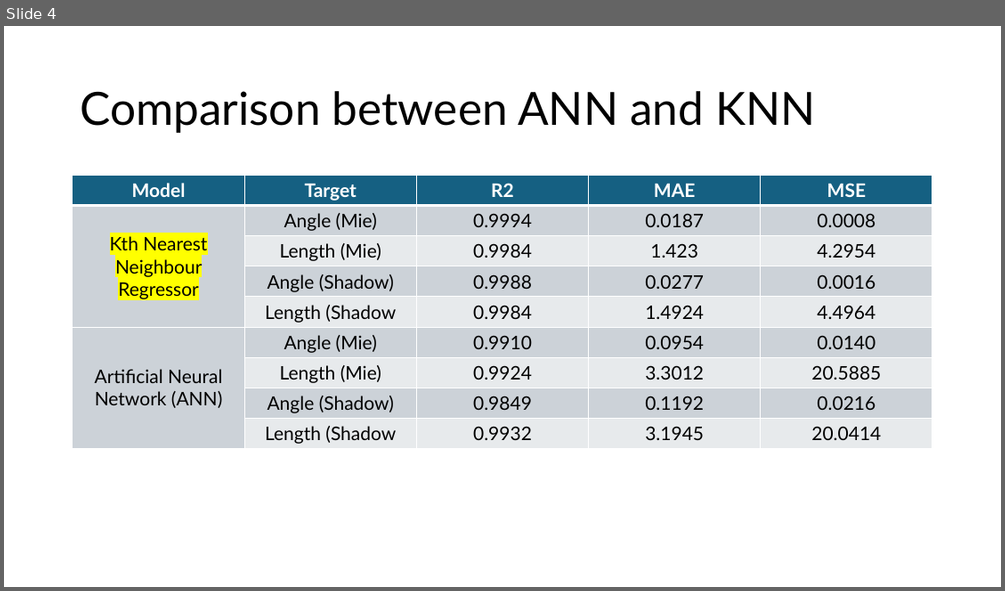
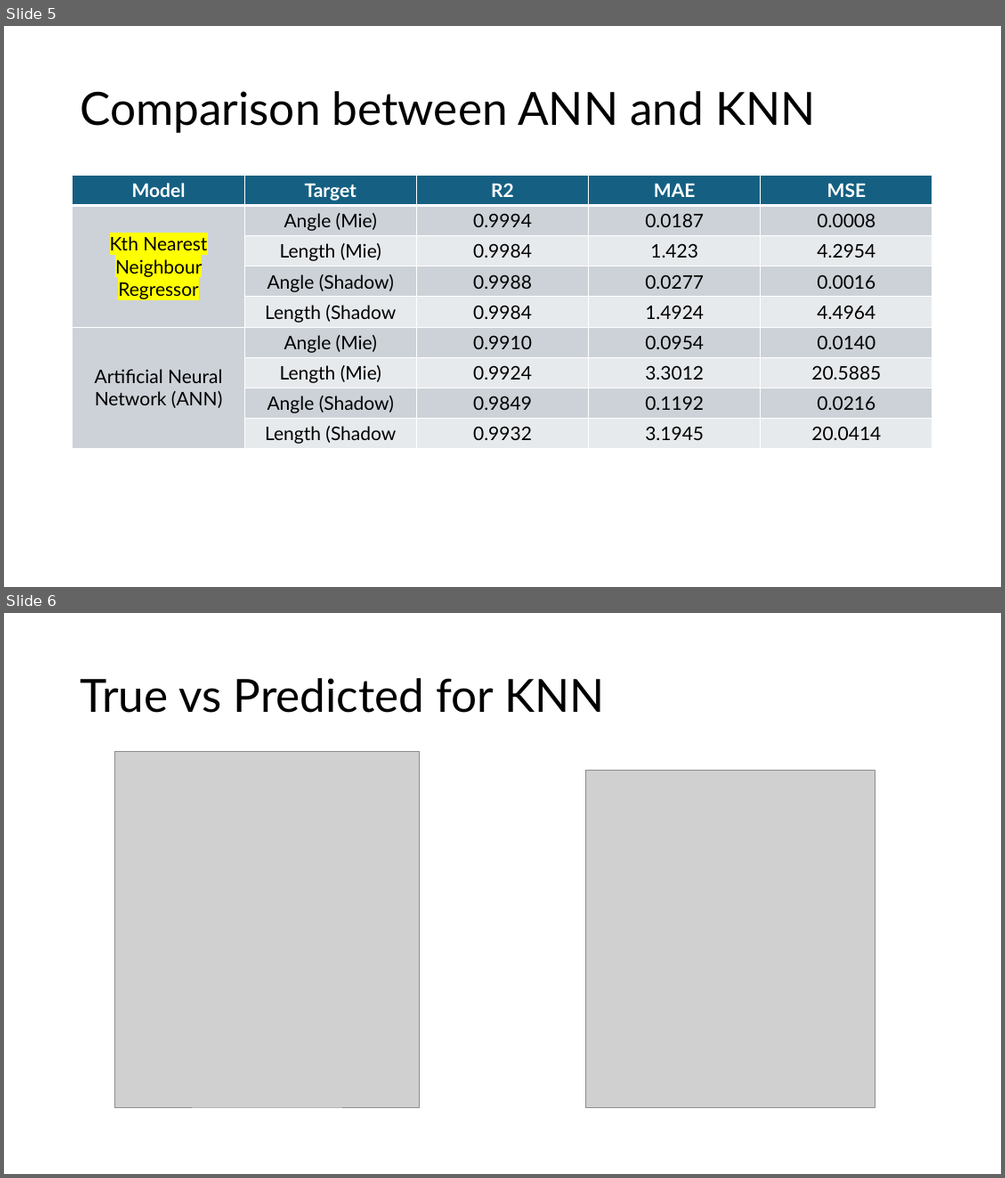
Before and after one commit to yuvinraja/spray-vision, a slide deck: docs/ml and ann results.pptx. Shown one above the other, each under a label of ours: slide 4 before the commit, slides 5 and 6 after it. The pictures are 1005x591 and 1005x1178 pixels, drawn with LibreOffice and Linux fonts; fonts in the diff are those of the drawing; grey boxes stand for pictures. Boxes give left, top, right and bottom in pixels: in the first picture for what was removed or moved away, otherwise in the second. Text is boxed around its words. In the diff, an @@ line names an element or a change of style, - is before the commit and + after.

```diff
--- a/docs/ml and ann results.pptx
+++ b/docs/ml and ann results.pptx
@@ slide 6 added at [4,613,1001,1174], background #FFFFFF @@
@@ title added at [80,678,605,713], 44 pt, text #000000 @@
+True vs Predicted for KNN
@@ picture added at [114,751,419,1107] @@
@@ picture added at [586,770,875,1107] @@
@@ what was slide 4 is now slide 5 @@
```
Also in this commit, not shown: 4 other slides added, 43 other files.
